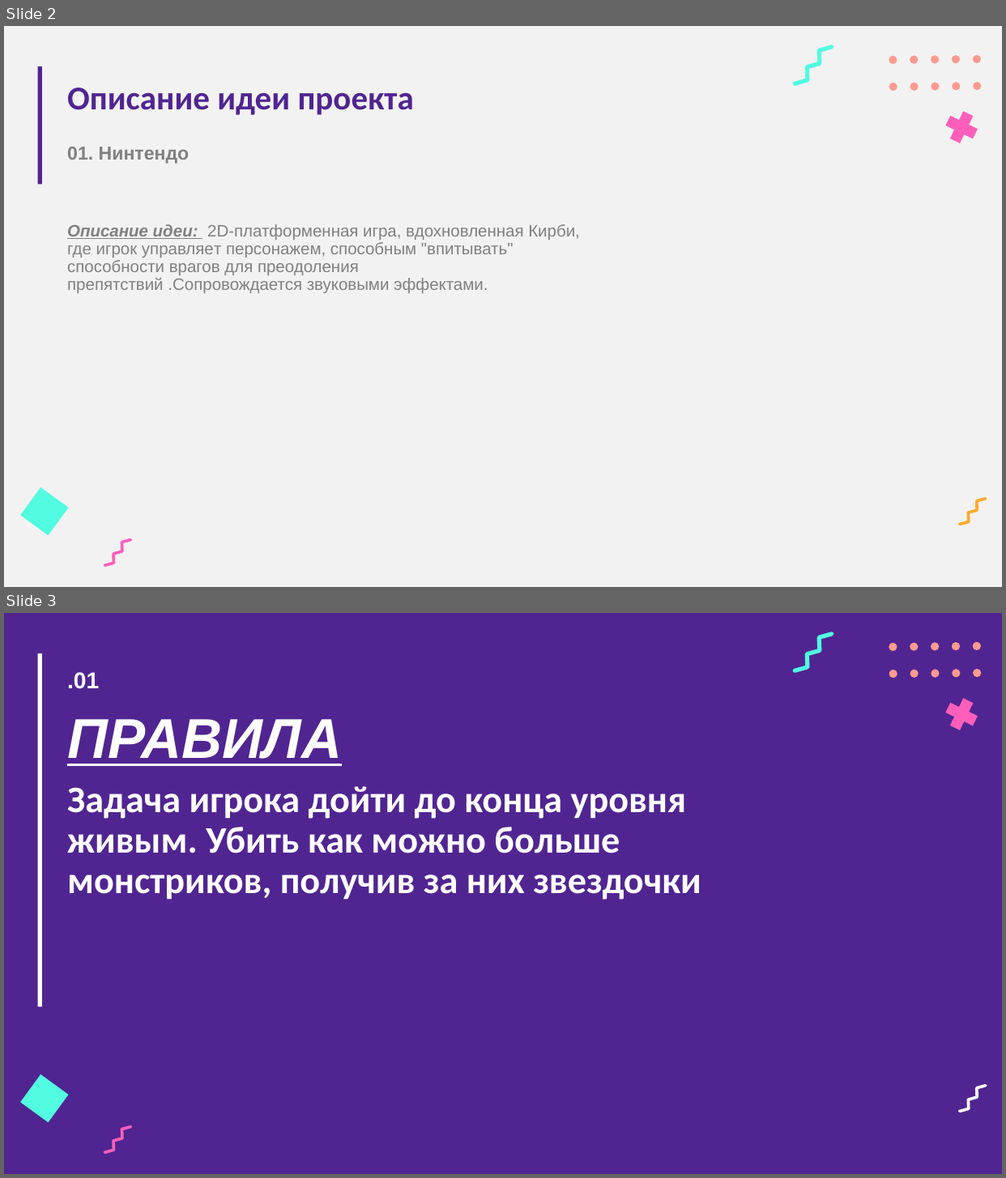
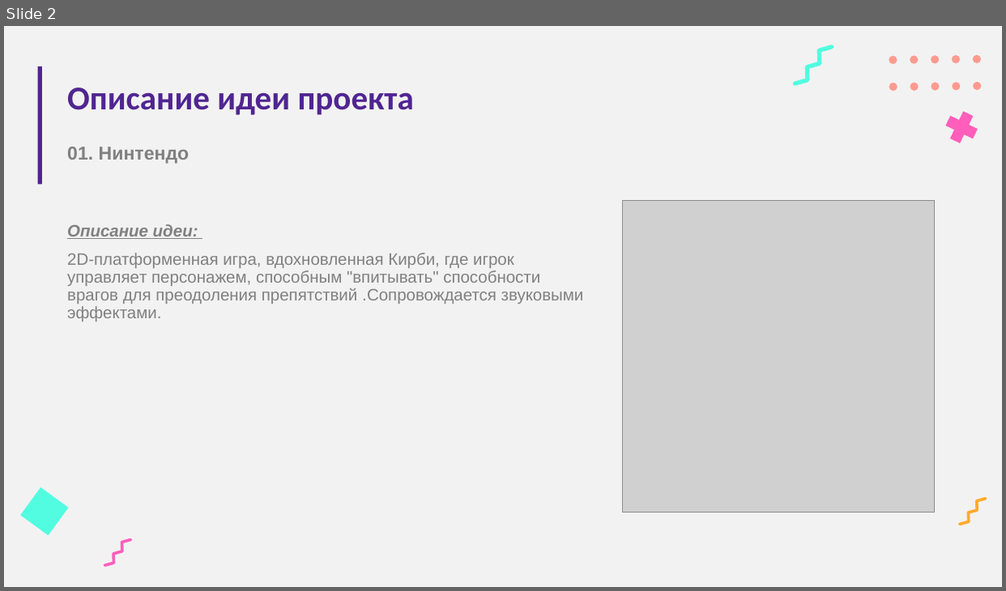
Before and after one commit to ullvea/project_pygame, a slide deck: for project protection/Черновик презентации.pptx. Shown one above the other, each under a label of ours: slides 2 and 3 before the commit, slide 2 after it. The pictures are 1006x1178 and 1006x591 pixels, drawn with LibreOffice and Linux fonts; fonts in the diff are those of the drawing; grey boxes stand for pictures. Boxes give left, top, right and bottom in pixels: in the first picture for what was removed or moved away, otherwise in the second. Text is boxed around its words. In the diff, an @@ line names an element or a change of style, - is before the commit and + after.

```diff
--- a/for project protection/Черновик презентации.pptx
+++ b/for project protection/Черновик презентации.pptx
@@ slide 3 removed at [4,613,1002,1174], background #502591; not listed: 14 template elements that a slide beside it also shows @@
@@ rectangle removed at [38,653,42,1007] @@
@@ text removed at [67,672,99,689] @@
-.01
@@ subtitle removed at [67,719,342,766] @@
-ПРАВИЛА
@@ title removed at [67,786,701,900] @@
-Задача игрока дойти до конца уровня живым. Убить как можно больше монстриков, получив за них звездочки
@@ freeform shape removed at [959,1084,987,1114] @@
@@ slide 2 changed as well @@
@@ picture added at [623,200,936,513] @@
@@ text at [67,224,584,322]: text changed @@
-Описание идеи: 2D-платформенная игра, вдохновленная Кирби, где игрок управляет персонажем, способным "впитывать" способности врагов для преодоления препятствий .Сопровождается звуковыми эффектами.
+Описание идеи:
+2D-платформенная игра, вдохновленная Кирби, где игрок управляет персонажем, способным "впитывать" способности врагов для преодоления препятствий .Сопровождается звуковыми эффектами.
```
Also in this commit, not shown: 6 other slides changed, 1 slide added, 1 other file.
